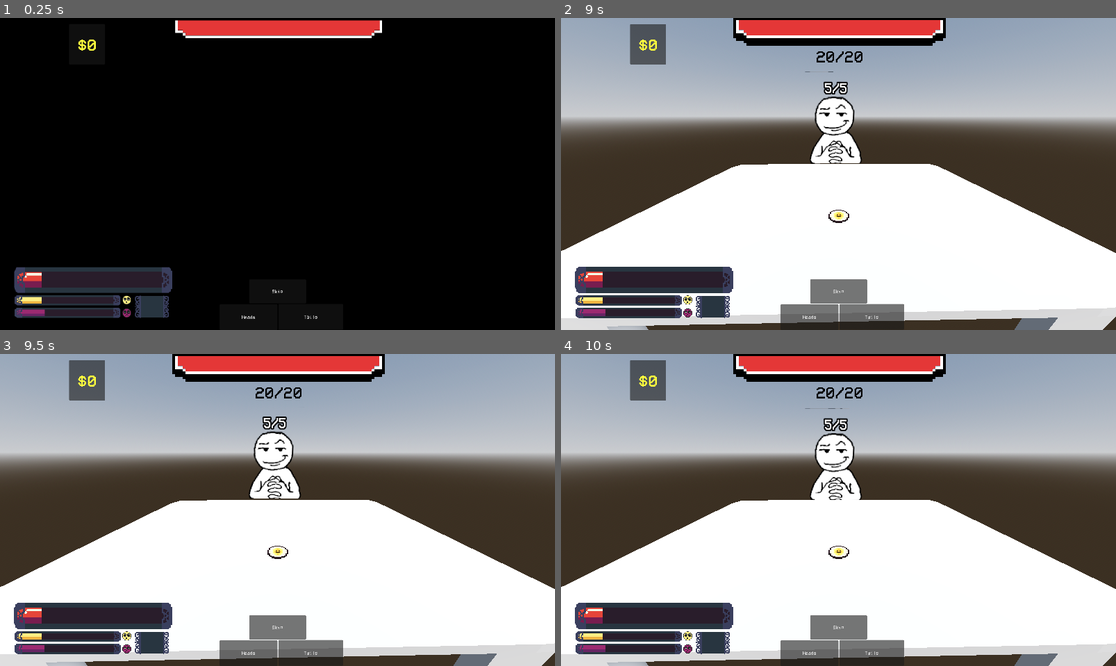
Above: before the commit, frames 1-4 (two rows, left to right).
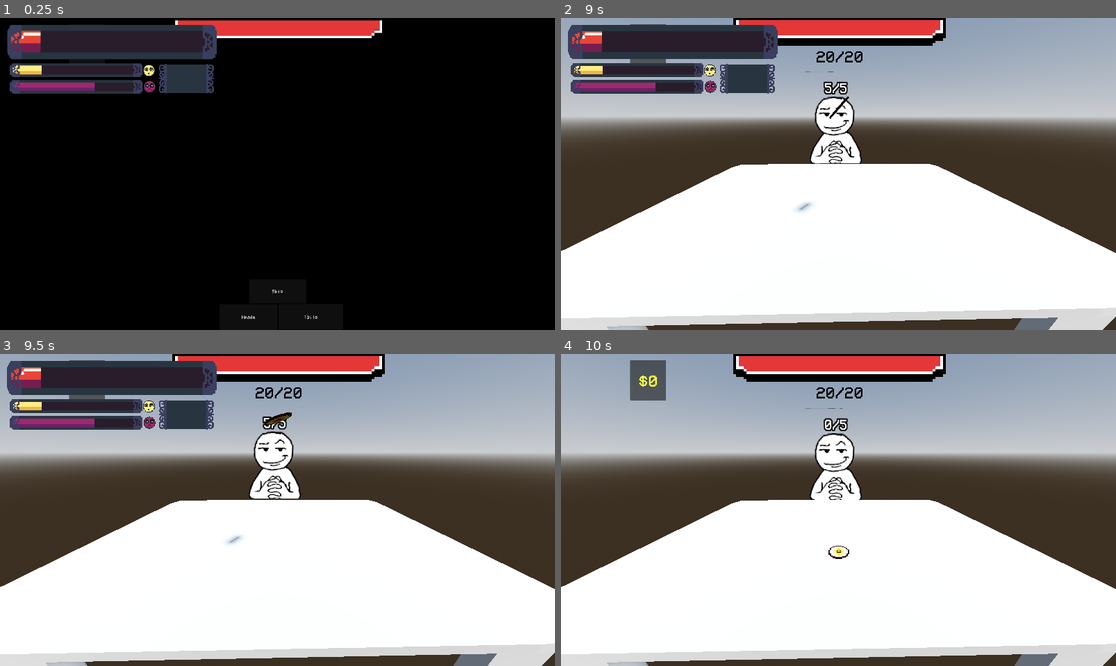
Above: after the commit, the same moments.

Repository: nianjindev/nummus
Game: Godot game, scene res://gui/splash_screen/splash_screen_manager.tscn
Same seed, same stepped clock (60 frames per second), same inputs: the game is played once before the commit and once after it. The engine's default icon, where the game draws it, is replaced by a stand-in: a white triangle on a blue panel in a dark square.
Inputs (mouse positions are in pixels of both pictures, inside the frame that each line leads up to):
- Up to frame 1 (0.25 s): no input
- Up to frame 2 (9 s): click "Skip" at 0.5 s; click "Skip" at 1.25 s; click "Heads" at 2 s; click "Tails" at 2.75 s; click "Heads" at 3.5 s; click "Tails" at 4.25 s; click "Heads" at 5 s; click "Tails" at 5.75 s; click "Play" at 6.5 s; click "Skip" at 7.25 s; click "Skip" at 8 s; click "Heads" at 8.75 s
- Up to frame 3 (9.5 s): no input
- Up to frame 4 (10 s): click (871, 653) at 9.5 s, where only the run before the commit has a clickable "Tails"

The runs differ from the first frame. In frame 1, 11% of the frame differs, in the area x 1-40%, y 2-97%; in frame 2, 14%; in frame 3, 14%, in the area x 1-62%, y 2-98%; in frame 4, 6.2%.

Commit message:
rescaled ui

Diff:
--- a/nummus-game/gui/game_ui.tscn
+++ b/nummus-game/gui/game_ui.tscn
@@ -82,10 +82,10 @@
 anchor_top = 0.5
 anchor_right = 0.5
 anchor_bottom = 0.5
-offset_left = -960.0
-offset_top = -540.0
-offset_right = 960.0
-offset_bottom = 540.0
+offset_left = -935.0
+offset_top = -532.0
+offset_right = -200.0
+offset_bottom = -256.5
 grow_horizontal = 2
 grow_vertical = 2
 
@@ -107,17 +107,16 @@
 anchor_top = 0.5
 anchor_right = 0.5
 anchor_bottom = 0.5
-offset_left = -302.0
-offset_top = 50.5
-offset_right = 64.0
-offset_bottom = 85.5
+offset_left = -344.0
+offset_top = 43.5
+offset_right = 115.0
+offset_bottom = 90.5
 grow_horizontal = 2
 grow_vertical = 2
 value = 24.0
 texture_under = ExtResource("2_jyy5j")
 texture_over = ExtResource("3_bvxe6")
 texture_progress = ExtResource("4_w86w5")
-texture_progress_offset = Vector2(8, 6)
 
 [node name="MisfortuneBar" type="TextureProgressBar" parent="PlayerInterface/FortuneBars"]
 layout_mode = 1
@@ -126,59 +125,57 @@
 anchor_top = 0.5
 anchor_right = 0.5
 anchor_bottom = 0.5
-offset_left = -302.0
-offset_top = 93.5
-offset_right = 64.0
-offset_bottom = 128.5
+offset_left = -344.0
+offset_top = 101.5
+offset_right = 115.0
+offset_bottom = 148.5
 grow_horizontal = 2
 grow_vertical = 2
-value = 27.0
+value = 64.0
 texture_under = ExtResource("2_jyy5j")
 texture_over = ExtResource("3_bvxe6")
 texture_progress = ExtResource("5_meomy")
-texture_progress_offset = Vector2(8, 6)
 
 [node name="FortuneFace" type="TextureRect" parent="PlayerInterface/FortuneBars"]
 layout_mode = 0
-offset_left = 405.0
-offset_top = 212.0
-offset_right = 436.0
-offset_bottom = 244.0
+offset_left = 452.0
+offset_top = 209.0
+offset_right = 492.0
+offset_bottom = 251.0
 texture = ExtResource("6_f1box")
 
 [node name="MisfortuneFace" type="TextureRect" parent="PlayerInterface/FortuneBars"]
 layout_mode = 0
-offset_left = 405.0
-offset_top = 257.0
-offset_right = 436.0
-offset_bottom = 289.0
+offset_left = 454.0
+offset_top = 265.0
+offset_right = 495.0
+offset_bottom = 307.0
 texture = ExtResource("7_4oujh")
 
 [node name="HealthBar" type="TextureProgressBar" parent="PlayerInterface"]
-layout_mode = 0
-offset_left = 49.0
-offset_top = 862.0
-offset_right = 596.0
-offset_bottom = 952.0
+layout_mode = 1
+anchors_preset = 2
+anchor_top = 1.0
+anchor_bottom = 1.0
+offset_top = -259.5
+offset_right = 725.0
+offset_bottom = -140.5
+grow_vertical = 0
 value = 16.0
 texture_under = ExtResource("8_ha3dy")
 texture_over = ExtResource("9_mxtsb")
 texture_progress = ExtResource("10_4u1xr")
-texture_progress_offset = Vector2(11, 17)
 
 [node name="MoneyBackdrop" type="TextureRect" parent="PlayerInterface"]
 layout_mode = 1
-anchors_preset = 8
-anchor_left = 0.5
-anchor_top = 0.5
-anchor_right = 0.5
-anchor_bottom = 0.5
-offset_left = -493.0
-offset_top = 421.0
-offset_right = -376.0
-offset_bottom = 498.0
-grow_horizontal = 2
-grow_vertical = 2
+anchors_preset = 2
+anchor_top = 1.0
+anchor_bottom = 1.0
+offset_left = 525.0
+offset_top = -124.5
+offset_right = 715.0
+offset_bottom = -22.5
+grow_vertical = 0
 texture = ExtResource("11_jvsgh")
 
 [connection signal="pressed" from="CoinFlipButtons/Heads" to="." method="_on_heads_pressed"]
Binary file changed: nummus-game/assets/2d/bar_over_big.png
Binary file changed: nummus-game/assets/2d/bar_over_small.png
Binary file changed: nummus-game/assets/2d/bar_under_big.png
Binary file changed: nummus-game/assets/2d/bar_under_small.png
Binary file changed: nummus-game/assets/2d/fortune_face.png
Binary file changed: nummus-game/assets/2d/misfortune_face.png
Binary file changed: nummus-game/assets/2d/progress_fortune.png
Binary file changed: nummus-game/assets/2d/progress_health.png
Binary file changed: nummus-game/assets/2d/progress_misfortune.png
Binary file changed: nummus-game/assets/2d/under_money.png
